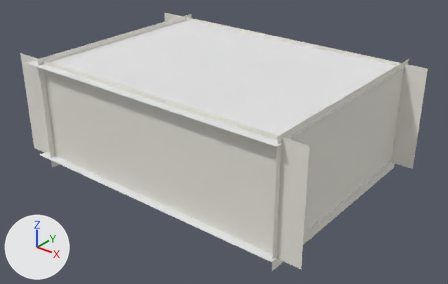
What one commit did to the Blender file simulation/indoor_scene.blend.
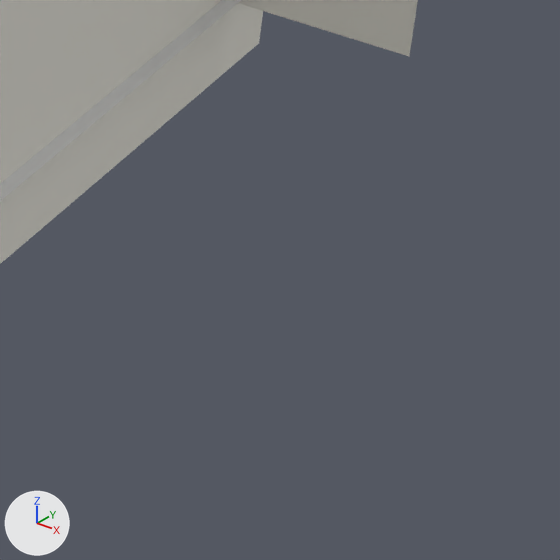
Old and new are each drawn whole from a 50 mm camera at (48.6, -59.1, 39.3) aimed at (0.3, 1.2, 1.9) and again close up on the part from 81% to 96% of the width and 57% to 82% of the height. Lighting does not change. The marker at lower left points along +X, +Y and +Z.
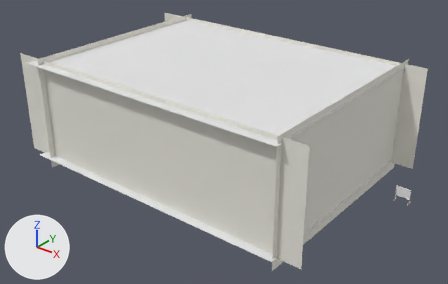
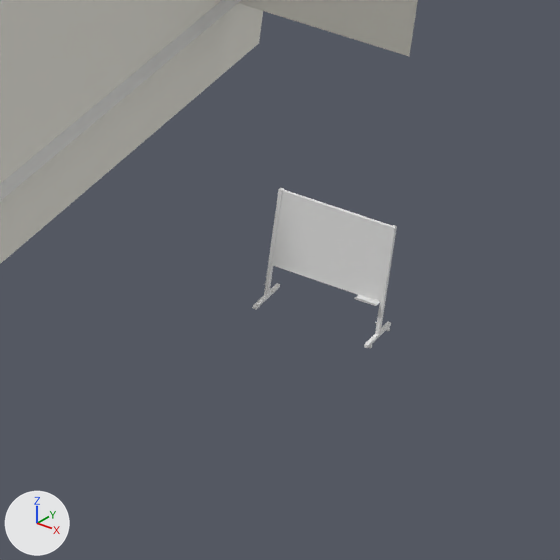
What differs and where, as boxes [x1, y1, x2, y2] in the close-ups (560 x 560 px):
'whiteboard.001', moved (not visible before)
    after: [253, 188, 397, 349]

Edits to the bpy script that builds the scene:
```text
Change ob_whiteboard_001:
    ob_whiteboard_001.location: (5.13, 5.95, -0.49) -> (24.57, 5.95, -0.49)
```
